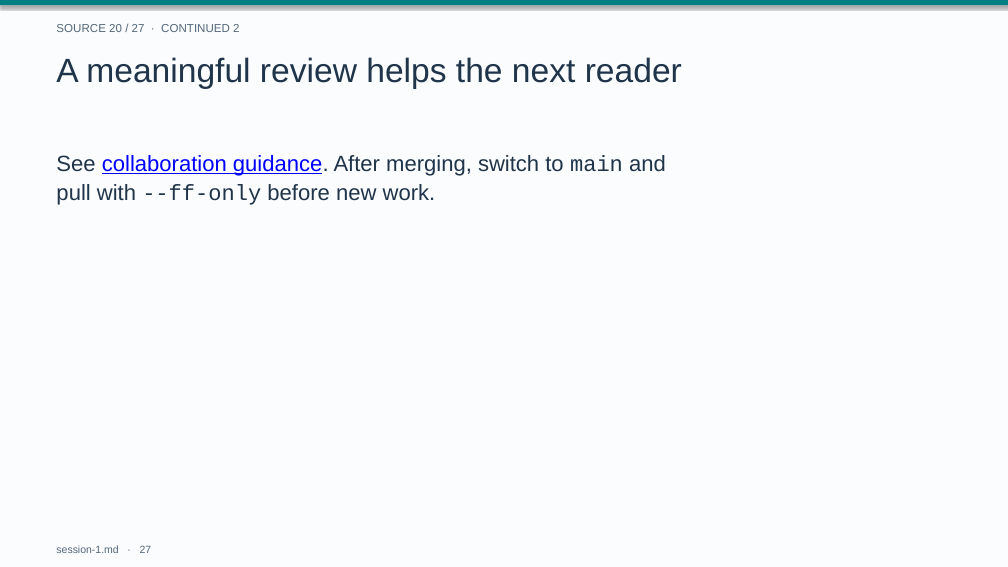
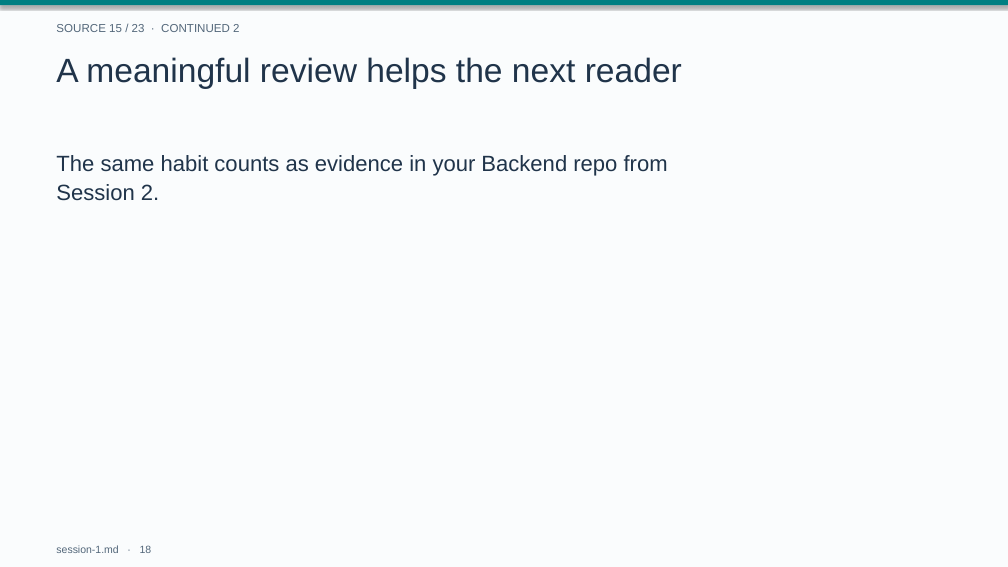
Before and after one commit to drweihungpan-lab/3R-teaching, a slide deck: slide 18 of materials/slides/session-1.pptx (slide 27 before the commit). Drawn at 1008x567 pixels with LibreOffice and Linux fonts; fonts in the diff are those of the drawing. Boxes give left, top, right and bottom in pixels: in the first picture for what was removed or moved away, otherwise in the second. Text is boxed around its words. In the diff, an @@ line names an element or a change of style, - is before the commit and + after.

```diff
--- a/materials/slides/session-1.pptx
+++ b/materials/slides/session-1.pptx
@@ text at bbox=[56, 24, 239, 32]: text changed @@
-SOURCE 20 / 27 · CONTINUED 2
+SOURCE 15 / 23 · CONTINUED 2
@@ text at bbox=[56, 155, 668, 201]: text changed @@
-See collaboration guidance. After merging, switch to main and
-pull with --ff-only before new work.
+The same habit counts as evidence in your Backend repo from
+Session 2.
@@ text at bbox=[56, 545, 152, 553]: text changed @@
-session-1.md · 27
+session-1.md · 18
```
Also in this commit, not shown: 19 other slides changed, 9 slides added, 17 slides removed, 3 other files.
